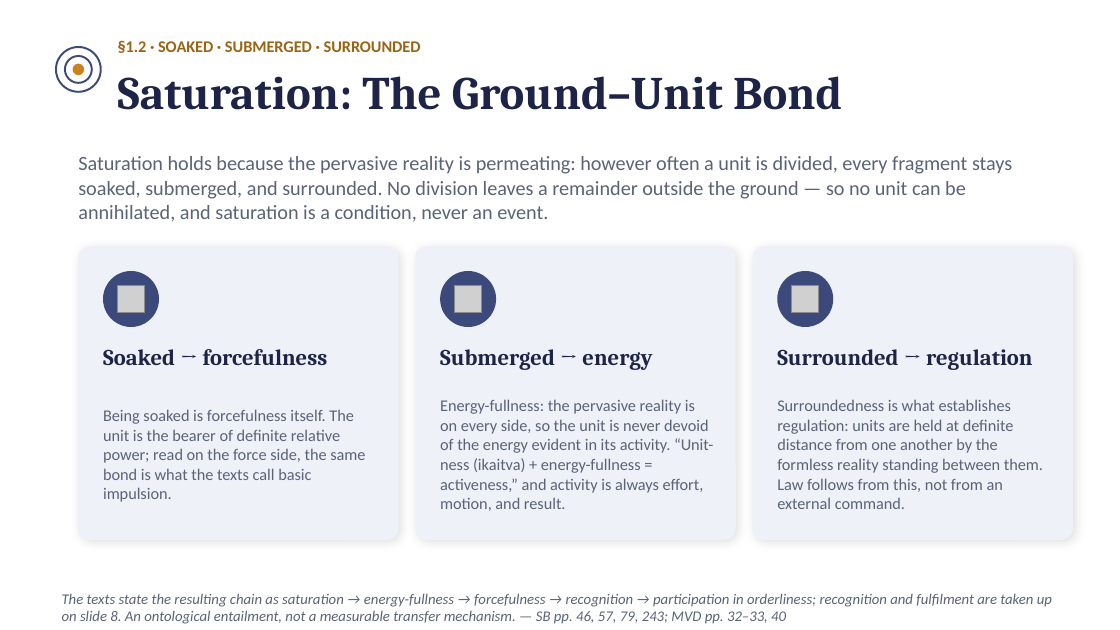
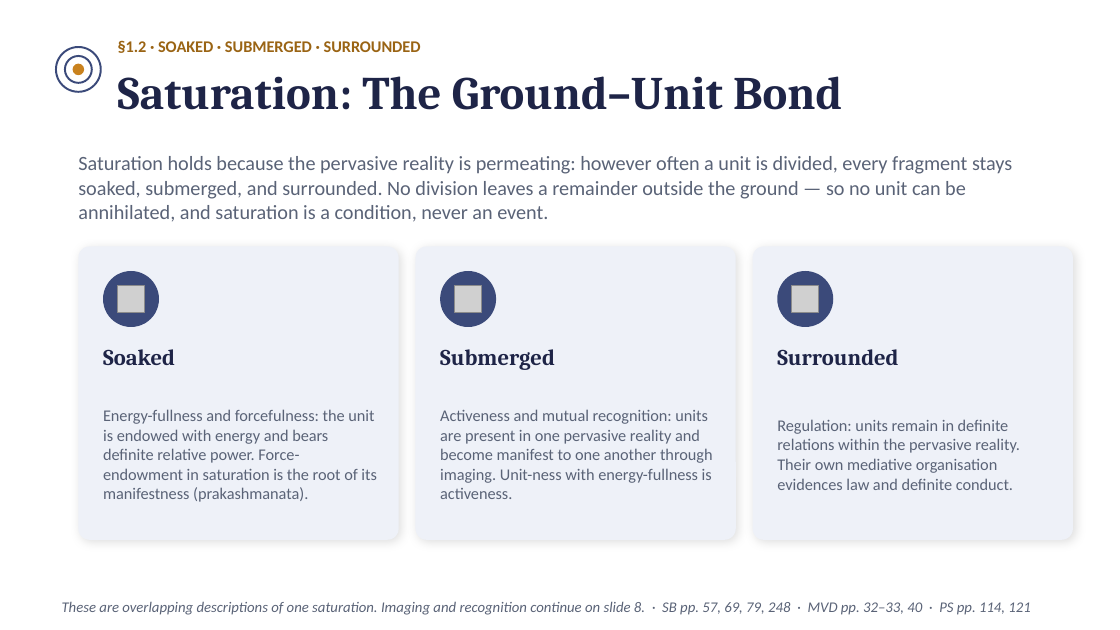
Before and after one commit to raghavamohan/AnalyticMadhyasthDarshan, a slide deck: slide 6 of Studies/The-Ontology-of-Coexistence/The-Ontology-of-Existence-Madhyasth-Darshan.pptx. Drawn at 1120x630 pixels with LibreOffice and Linux fonts; fonts in the diff are those of the drawing; grey boxes stand for pictures. Boxes give left, top, right and bottom in pixels: in the first picture for what was removed or moved away, otherwise in the second. Text is boxed around its words. In the diff, an @@ line names an element or a change of style, - is before the commit and + after.

```diff
--- a/Studies/The-Ontology-of-Coexistence/The-Ontology-of-Existence-Madhyasth-Darshan.pptx
+++ b/Studies/The-Ontology-of-Coexistence/The-Ontology-of-Existence-Madhyasth-Darshan.pptx
@@ text at (x1=103, y1=349, x2=175, y2=365): text changed @@
-Soaked → forcefulness
+Soaked
@@ text at (x1=440, y1=349, x2=555, y2=370): text changed @@
-Submerged → energy
+Submerged
@@ text at (x1=777, y1=349, x2=898, y2=365): text changed @@
-Surrounded → regulation
+Surrounded
@@ text at (x1=103, y1=409, x2=377, y2=502): text changed @@
-Being soaked is forcefulness itself. The unit is the bearer of definite relative power; read on the force side, the same bond is what the texts call basic impulsion.
+Energy-fullness and forcefulness: the unit is endowed with energy and bears definite relative power. Force-endowment in saturation is the root of its manifestness (prakashmanata).
@@ text at (x1=440, y1=409, x2=713, y2=499): text changed @@
-Energy-fullness: the pervasive reality is on every side, so the unit is never devoid of the energy evident in its activity. “Unit-ness (ikaitva) + energy-fullness = activeness,” and activity is always effort, motion, and result.
+Activeness and mutual recognition: units are present in one pervasive reality and become manifest to one another through imaging. Unit-ness with energy-fullness is activeness.
@@ text at (x1=777, y1=419, x2=1020, y2=490): text changed @@
-Surroundedness is what establishes regulation: units are held at definite distance from one another by the formless reality standing between them. Law follows from this, not from an external command.
+Regulation: units remain in definite relations within the pervasive reality. Their own mediative organisation evidences law and definite conduct.
@@ text at (x1=62, y1=602, x2=1030, y2=615): text changed @@
-The texts state the resulting chain as saturation → energy-fullness → forcefulness → recognition → participation in orderliness; recognition and fulfilment are taken up on slide 8. An ontological entailment, not a measurable transfer mechanism. — SB pp. 46, 57, 79, 243; MVD pp. 32–33, 40
+These are overlapping descriptions of one saturation. Imaging and recognition continue on slide 8. · SB pp. 57, 69, 79, 248 · MVD pp. 32–33, 40 · PS pp. 114, 121
```
Also in this commit, not shown: 13 other slides changed, 1 slide added, 9 other files.
